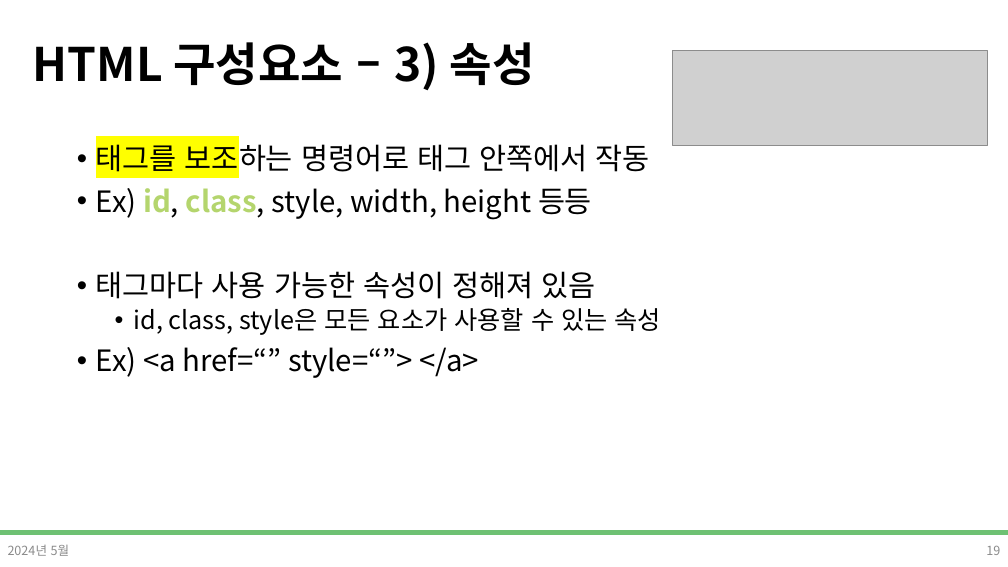
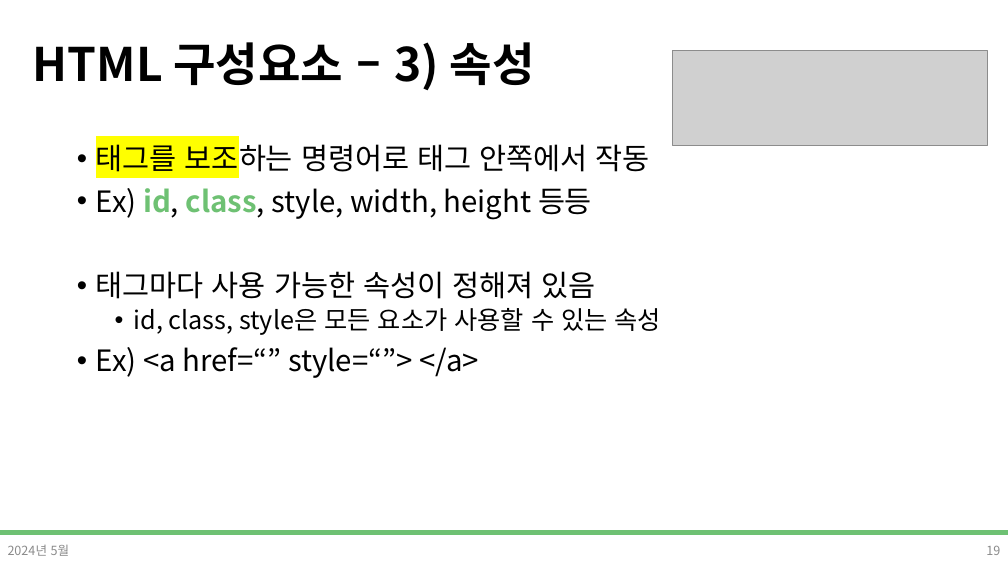
Before and after one commit to DevDamon0527/SeSAC_Yeongdeungpo_Campus_6th, a slide deck: slide 19 of material/[SeSAC_YDP_6] 02_HTML.pptx. Drawn at 1008x567 pixels with LibreOffice and Linux fonts; fonts in the diff are those of the drawing; grey boxes stand for pictures; background and template pictures are left out. Boxes give left, top, right and bottom in pixels: in the first picture for what was removed or moved away, otherwise in the second. Text is boxed around its words. In the diff, an @@ line names an element or a change of style, - is before the commit and + after.

Commit message:
HTML ppt 수정 (실습)

```diff
--- a/material/[SeSAC_YDP_6] 02_HTML.pptx
+++ b/material/[SeSAC_YDP_6] 02_HTML.pptx
@@ text at (96, 188, 592, 220): text colour #B4D56D to #6EC173 in "id, class," @@
```
Also in this commit, not shown: 37 other slides changed, 4 slides added, 3 slides removed.
